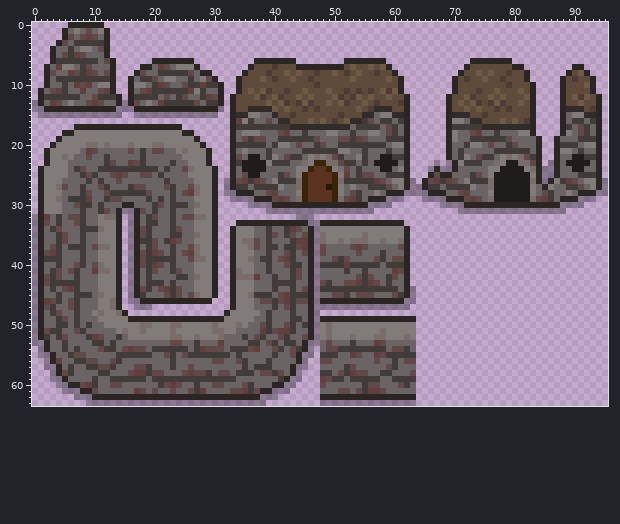
Sprite sheet: graphics/structures/ruined_castle.png. The picture above is the old version.
The file is 96x64 pixels.
And afterwards:
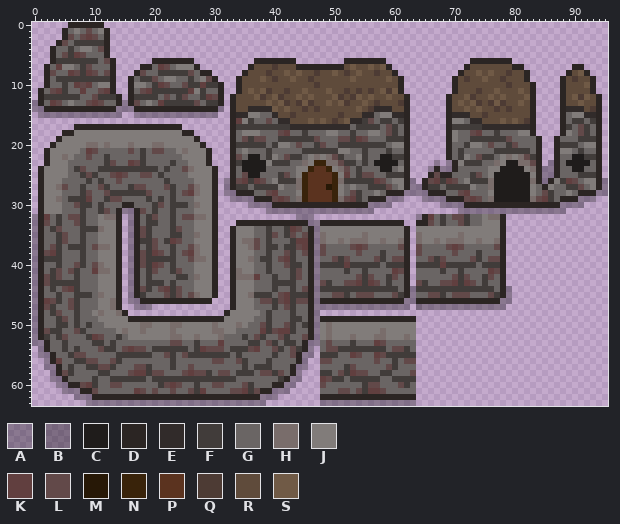
Palette (. is transparent): A #0000004b  B #0000005b  C #1f1c1b  D #2b2523  E #312b2a  F #413c3a  G #6a6564  H #796d6b  J #817c7a  K #613f3f  L #624949  M #271806  N #39230a  P #5b331f  Q #4d3b34  R #5f4b3b  S #705a46
The edit:
Changed rows in their new state; - is an unchanged pixel.
first column x 64:
32 ADKGFGLLFGGJHHD-
33 DDLGFGGLFGGJJJD-
34 JJJJJJJJJJJJJJD-
35 HJJJJJJHJJJJJJD-
36 HJJHJHHHJJHJJHD-
37 LGGGGLKLGGGGGLD-
38 LGGGGGLGGGFGGGD-
39 GGLFLGGGGLFGLLD-
40 FFFFKFFFFFGFFFD-
41 GGGGFGGFGGGGKLD-
42 GGGGGGLFLGGFLGD-
43 LFGGLLKFKLGFGGD-
44 FFFFFFFFFFFFFGDA
45 GGLLFGLLLGGGLFDA
46 DDDDDDDDDDDDDDAA
47 BAAAAAAAAAAAAAA-
Where, in picture pixels (left, top, right, bottom), the same in both pictures:
added: (416, 214, 512, 310)
